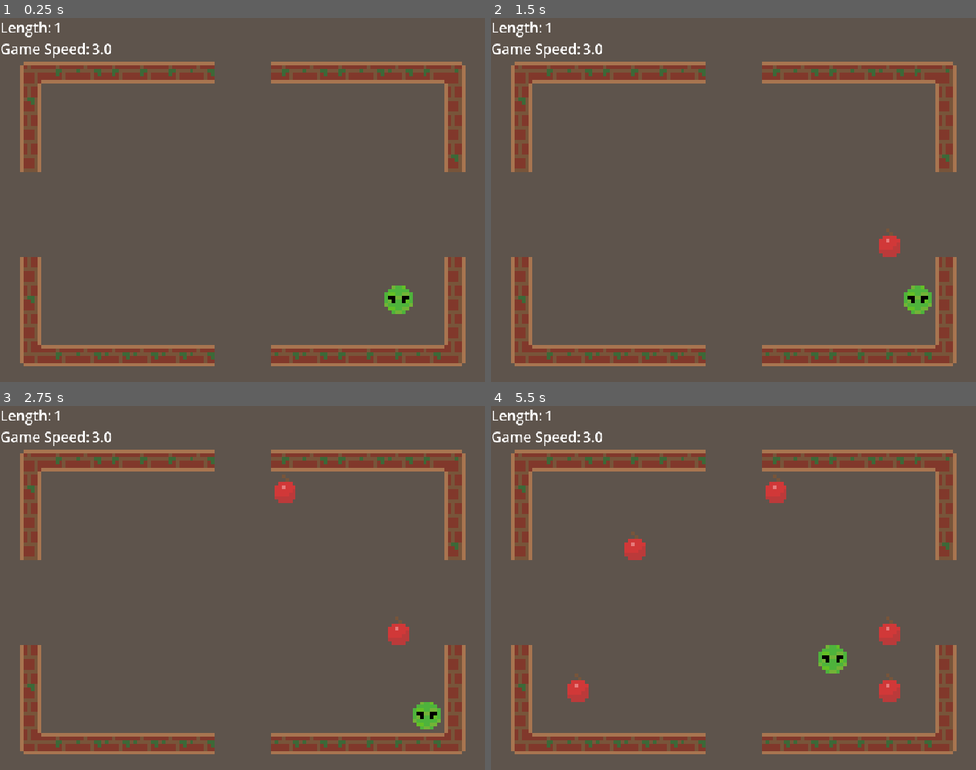
Above: before the commit, frames 1-4 (two rows, left to right).
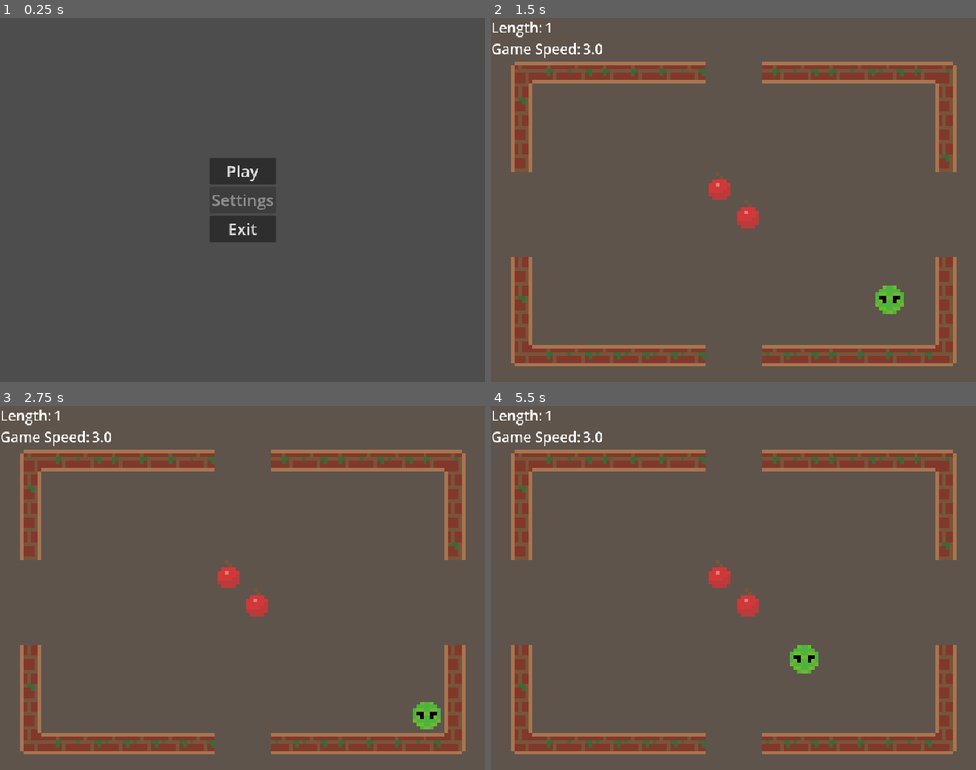
Above: after the commit, the same moments.

Repository: Dinozor/multi-snake
Game: Godot game, scene res://ui/main_menu.tscn
The game is run twice, just before and just after one commit, with the same random seed, the same clock (stepped at 60 frames per second) and the same inputs. Before the commit the project starts from res://levels/basic_level/basic_level.tscn.
Inputs (mouse positions are in pixels of both pictures, inside the frame that each line leads up to):
- Up to frame 1 (0.25 s): no input
- Up to frame 2 (1.5 s): click (733, 170) at 0.5 s, where only the run after the commit has a clickable "Play"; tap Enter at 1.25 s; hold D (right) from 1.28 s (still down)
- Up to frame 3 (2.75 s): release D (right) at 2.03 s; hold S (down) from 2.03 s (still down)
- Up to frame 4 (5.5 s): tap Space at 2.75 s; release S (down) at 2.78 s; hold D (right) 2.78-3.53 s; tap Enter at 3.5 s; hold W (up) 3.53-4.28 s; hold A (left) from 4.28 s (still down)

The runs differ from the first frame. In frame 1, 18% of the frame differs, in the area x 0-96%, y 1-96%; in frame 2, 1.5%; in frame 3, 1.0%; in frame 4, 2.4%.

Commit message:
Add menu and polish level

Diff:
--- a/core/map.gd
+++ b/core/map.gd
@@ -9,7 +9,6 @@
 	TELEPORT_MIRROR
 }
 
-
 @export var map_size: Vector2i = Vector2i.ZERO
 @export var _map: TileMapLayer
 @export var _snake_layer: TileMapLayer
@@ -19,12 +18,10 @@
 
 var _map_size_center_r : Vector2i
 
-@onready var food_spawn_timer: Timer = $FoodSpawnTimer
-
 
 func _ready() -> void:
 	assert(_map)
-	food_spawn_timer.timeout.connect(_on_food_spawn_timer_timeout)
+	#food_spawn_timer.timeout.connect(_on_food_spawn_timer_timeout)
 	_map_size_center_r = map_size / 2
 
 
@@ -49,6 +46,10 @@
 	return null
 
 
+func add_object(obj: MapObject, pos: Vector2i) -> void:
+	_map.set_cell(pos, obj.tileset_index, obj.tile_coordinate)
+
+
 func remove_object(pos: Vector2i) -> void:
 	_map.set_cell(pos)
 
@@ -60,38 +61,42 @@
 	return false
 
 
-func remove_food(pos: Vector2i) -> bool:
-	if not is_food(pos):
-		return false
-	_map.set_cell(pos)
-	return true
+func get_random_map_position() -> Vector2i:
+	var x := randi_range(-_map_size_center_r.x, _map_size_center_r.x)
+	var y := randi_range(-_map_size_center_r.y, _map_size_center_r.y)
+	return Vector2i(x, y)
+
+#func remove_food(pos: Vector2i) -> bool:
+	#if not is_food(pos):
+		#return false
+	#_map.set_cell(pos)
+	#return true
 
 
-func add_food(pos: Vector2i) -> void:
-	_map.set_cell(pos, source_id, food_index)
+#func add_food(pos: Vector2i) -> void:
+	#_map.set_cell(pos, source_id, food_index)
 
 
-func is_wall(pos: Vector2i) -> bool:
-	var data = _map.get_cell_tile_data(pos)
-	if data:
-		var map_object = data.get_custom_data(object_layer_name)
-		return map_object is Wall
-	return false
+#func is_wall(pos: Vector2i) -> bool:
+	#var data = _map.get_cell_tile_data(pos)
+	#if data:
+		#var map_object = data.get_custom_data(object_layer_name)
+		#return map_object is Wall
+	#return false
 
 
-func is_food(pos: Vector2i) -> bool:
-	var data = _map.get_cell_tile_data(pos)
-	if data:
-		var map_object = data.get_custom_data(object_layer_name)
-		return map_object is Food
-	return false
+#func is_food(pos: Vector2i) -> bool:
+	#var data = _map.get_cell_tile_data(pos)
+	#if data:
+		#var map_object = data.get_custom_data(object_layer_name)
+		#return map_object is Food
+	#return false
 
 
-func spawn_random_food() -> void:
-	var x := randi_range(-_map_size_center_r.x, _map_size_center_r.x)
-	var y := randi_range(-_map_size_center_r.y, _map_size_center_r.y)
-	add_food(Vector2i(x, y))
+#func spawn_random_food() -> void:
+	#var x := randi_range(-_map_size_center_r.x, _map_size_center_r.x)
+	#var y := randi_range(-_map_size_center_r.y, _map_size_center_r.y)
+	#add_food(Vector2i(x, y))
 
-
-func _on_food_spawn_timer_timeout() -> void:
-	spawn_random_food()
+#func _on_food_spawn_timer_timeout() -> void:
+	#spawn_random_food()
--- a/levels/basic_level/basic_level.gd
+++ b/levels/basic_level/basic_level.gd
@@ -4,6 +4,7 @@
 
 #signal level_won()
 #signal snake_wall_hit(snake: Snake)
+signal food_consumed()
 
 @export var snake_controller: Node
 @export var _map: Map
@@ -15,11 +16,15 @@
 var _snake_free_spawn_locations: Array[Node2D]
 
 @onready var snake_spawn_locations: Node = %SnakeSpawnLocations
+@onready var food_spawner: ObjectSpawner = $FoodSpawner
+@onready var food_spawn_timer: Timer = $FoodSpawnTimer
 
 
 func _ready() -> void:
 	_event_bus.snake_spawned.connect(_on_snake_spawned)
 	_event_bus.emit_game_speed_changed(_speed)
+	food_spawn_timer.timeout.connect(_on_food_spawn_timer_timeout)
+	food_consumed.connect(_on_food_consumed)
 	for node in snake_spawn_locations.get_children():
 		_snake_free_spawn_locations.push_back(node)
 
@@ -62,6 +67,8 @@
 	var map_object := _map.get_object(head)
 	if map_object:
 		map_object.collided(head, snake, _map)
+		if map_object is Food:
+			food_consumed.emit()
 
 
 func _check_snake_collissions(snake: Snake) -> void:
@@ -77,3 +84,11 @@
 
 func _on_snake_size_changed(size_change: int, snake: Snake) -> void:
 	_event_bus.emit_snake_changed(snake, size_change)
+
+
+func _on_food_consumed() -> void:
+	food_spawner.spawn()
+	food_spawn_timer.start(food_spawn_timer.wait_time)
+
+func _on_food_spawn_timer_timeout() -> void:
+	food_spawner.spawn()
--- a/levels/basic_level/basic_level.tscn
+++ b/levels/basic_level/basic_level.tscn
@@ -6,6 +6,8 @@
 [ext_resource type="TileSet" uid="uid://bsh0dufafcqud" path="res://levels/basic_level/basic_level.tres" id="3_jxqax"]
 [ext_resource type="Script" uid="uid://brksyhsunayx6" path="res://core/snake_layer.gd" id="5_nyqwc"]
 [ext_resource type="PackedScene" uid="uid://cdn1d2g20ncgm" path="res://ui/hud.tscn" id="6_ylr87"]
+[ext_resource type="Script" uid="uid://bwn38kiep5yaq" path="res://levels/basic_level/object_spawner.gd" id="7_qoumo"]
+[ext_resource type="Resource" uid="uid://bwj7qrd7i1dlt" path="res://resources/cherry.tres" id="8_607os"]
 
 [node name="BasicLevel" type="Node2D" node_paths=PackedStringArray("snake_controller", "_map")]
 script = ExtResource("1_7ko8y")
@@ -38,7 +40,7 @@
 tile_set = ExtResource("3_jxqax")
 
 [node name="ObjectsMapLayer" type="TileMapLayer" parent="Map"]
-tile_map_data = PackedByteArray("AAD+//v/AAABAAAAAAD+/wUAAAA …(1503 unchanged characters)… AHAAMAAAAGAPr/AAAHAAMAAAAHAPr/AAAHAAMAAAA=")
+tile_map_data = PackedByteArray("AAD+//v/AAABAAAAAAD+/wUAAAA …(1503 unchanged characters)… AHAAMAAAAGAPr/AAAHAAMAAAAHAPr/AAAHAAMAAAD/////AAACAAMAAAAAAAAAAAACAAMAAAA=")
 tile_set = ExtResource("3_jxqax")
 
 [node name="SnakeLayer" type="TileMapLayer" parent="Map"]
@@ -46,12 +48,18 @@
 tile_set = ExtResource("3_jxqax")
 script = ExtResource("5_nyqwc")
 
-[node name="FoodSpawnTimer" type="Timer" parent="Map"]
-autostart = true
-
 [node name="Camera2D" type="Camera2D" parent="."]
 zoom = Vector2(7, 7)
 
 [node name="CanvasLayer" type="CanvasLayer" parent="."]
 
 [node name="Hud" parent="CanvasLayer" instance=ExtResource("6_ylr87")]
+
+[node name="FoodSpawner" type="Node" parent="." node_paths=PackedStringArray("map")]
+script = ExtResource("7_qoumo")
+map_object = ExtResource("8_607os")
+map = NodePath("../Map")
+
+[node name="FoodSpawnTimer" type="Timer" parent="."]
+wait_time = 10.0
+autostart = true
--- /dev/null
+++ b/levels/basic_level/object_spawner.gd
@@ -0,0 +1,11 @@
+class_name ObjectSpawner
+extends Node
+
+
+@export var map_object: MapObject
+@export var map: Map
+
+
+func spawn() -> void:
+	var pos = map.get_random_map_position()
+	map.add_object(map_object, pos)
--- a/project.godot
+++ b/project.godot
@@ -11,7 +11,8 @@
 [application]
 
 config/name="Basic Network Snake"
-run/main_scene="uid://btx75apydijlp"
+config/tags=PackedStringArray("2d", "game", "network", "tilemap")
+run/main_scene="uid://me7klkfacpns"
 config/features=PackedStringArray("4.4", "GL Compatibility")
 config/icon="res://icon.svg"
 
--- a/resources/cherry.tres
+++ b/resources/cherry.tres
@@ -5,7 +5,7 @@
 [resource]
 resource_name = "Cherry Resource"
 script = ExtResource("1_c1bvn")
-size_increase = 2
+size_increase = 1
 remove_on_collide = true
 tileset_index = 0
 tile_coordinate = Vector2i(2, 3)
--- a/ui/main_menu.gd
+++ b/ui/main_menu.gd
@@ -1,5 +1,7 @@
 extends Control
 
+
+const BASIC_LEVEL = preload("res://levels/basic_level/basic_level.tscn")
 
 @onready var start_button: Button = %StartButton
 @onready var exit_button: Button = %ExitButton
@@ -13,8 +15,8 @@
 
 
 func _on_start_pressed() -> void:
-	pass
+	get_tree().change_scene_to_packed(BASIC_LEVEL)
 
 
 func _on_exit_pressed() -> void:
-	pass
+	get_tree().quit()
--- a/ui/main_menu.tscn
+++ b/ui/main_menu.tscn
@@ -1,5 +1,6 @@
-[gd_scene load_steps=2 format=3 uid="uid://me7klkfacpns"]
+[gd_scene load_steps=3 format=3 uid="uid://me7klkfacpns"]
 
+[ext_resource type="Theme" uid="uid://dqjc75de0xc2f" path="res://ui/snake.tres" id="1_0dkrt"]
 [ext_resource type="Script" uid="uid://77myd02xbs8w" path="res://ui/main_menu.gd" id="1_t7e0r"]
 
 [node name="MainMenu" type="Control"]
@@ -9,35 +10,62 @@
 anchor_bottom = 1.0
 grow_horizontal = 2
 grow_vertical = 2
+theme = ExtResource("1_0dkrt")
 script = ExtResource("1_t7e0r")
 
-[node name="StartButton" type="Button" parent="."]
+[node name="CenterContainer" type="CenterContainer" parent="."]
+layout_mode = 1
+anchors_preset = 15
+anchor_right = 1.0
+anchor_bottom = 1.0
+grow_horizontal = 2
+grow_vertical = 2
+
+[node name="PrimaryMenu" type="VBoxContainer" parent="CenterContainer"]
+layout_mode = 2
+
+[node name="StartButton" type="Button" parent="CenterContainer/PrimaryMenu"]
 unique_name_in_owner = true
-layout_mode = 0
-offset_right = 8.0
-offset_bottom = 8.0
+layout_mode = 2
+text = "Play"
 
-[node name="HostButton" type="Button" parent="."]
+[node name="Setting" type="Button" parent="CenterContainer/PrimaryMenu"]
+layout_mode = 2
+disabled = true
+text = "Settings"
+
+[node name="ExitButton" type="Button" parent="CenterContainer/PrimaryMenu"]
 unique_name_in_owner = true
+layout_mode = 2
+text = "Exit"
+
+[node name="MultiplayerMenuVBox" type="VBoxContainer" parent="CenterContainer"]
 visible = false
-layout_mode = 0
-offset_right = 8.0
-offset_bottom = 8.0
+layout_mode = 2
 
-[node name="JoinButton" type="Button" parent="."]
+[node name="HostButton" type="Button" parent="CenterContainer/MultiplayerMenuVBox"]
 unique_name_in_owner = true
+layout_mode = 2
+
+[node name="JoinButton" type="Button" parent="CenterContainer/MultiplayerMenuVBox"]
+unique_name_in_owner = true
+layout_mode = 2
+
+[node name="HostMenuVBox" type="VBoxContainer" parent="CenterContainer"]
 visible = false
-layout_mode = 0
-offset_right = 8.0
-offset_bottom = 8.0
+layout_mode = 2
 
-[node name="Setting" type="Button" parent="."]
-layout_mode = 0
-offset_right = 8.0
-offset_bottom = 8.0
+[node name="StartGame" type="Button" parent="CenterContainer/HostMenuVBox"]
+layout_mode = 2
 
-[node name="ExitButton" type="Button" parent="."]
-unique_name_in_owner = true
-layout_mode = 0
-offset_right = 8.0
-offset_bottom = 8.0
+[node name="LeaveLobby" type="Button" parent="CenterContainer/HostMenuVBox"]
+layout_mode = 2
+text = "Leave Lobby"
+
+[node name="VBoxContainer" type="VBoxContainer" parent="CenterContainer"]
+visible = false
+layout_mode = 2
+
+[node name="LeaveLobby" type="Button" parent="CenterContainer/VBoxContainer"]
+layout_mode = 2
+text = "Leave Lobby"
--- a/ui/snake.tres
+++ b/ui/snake.tres
@@ -1,5 +1,6 @@
 [gd_resource type="Theme" format=3 uid="uid://dqjc75de0xc2f"]
 
 [resource]
+Button/font_sizes/font_size = 32
 Label/font_sizes/font_size = 28
 Label/fonts/font = null
Not shown: 1 places in levels/basic_level/basic_level.tscn that only renumber resources
Not shown, added: levels/basic_level/object_spawner.gd.uid
